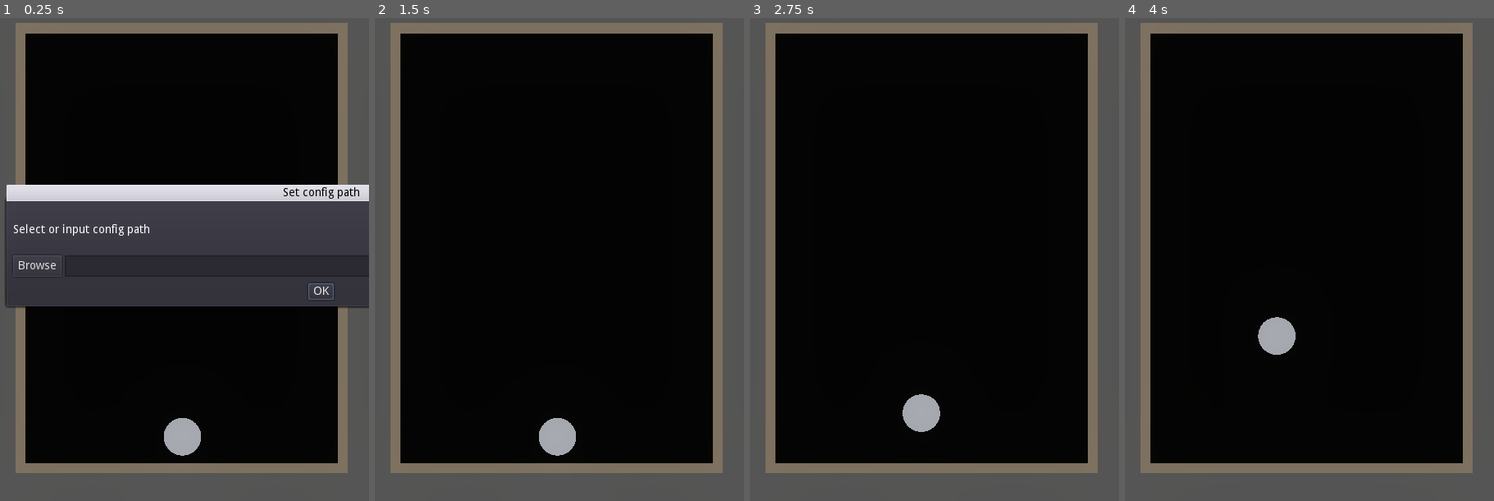
Above: before the commit, frames 1-4 (left to right).
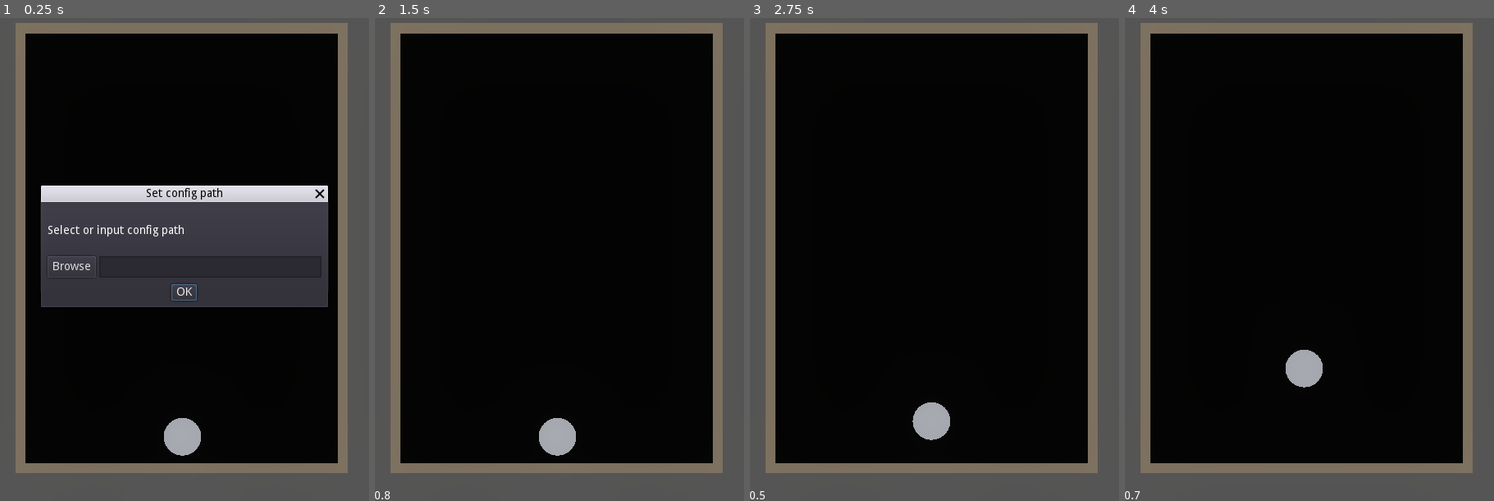
Above: after the commit, the same moments.

Repository: ZhekaHauska/pinball
Game: Godot game, scene res://scenes/Env.tscn
Two runs of this game, one before a commit and one after it. Both use one fixed random seed, a clock stepped at 60 frames per second and the inputs below.
Inputs:
- Up to frame 1 (0.25 s): no input
- Up to frame 2 (1.5 s): click "OK" at 0.5 s; tap Enter at 1.25 s; hold Right (turn_right) from 1.28 s (still down); hold Down (decrease_impulse, bound only after the commit) from 1.28 s (still down)
- Up to frame 3 (2.75 s): tap Up (increase_impulse, bound only after the commit) at 1.55, 2.1 s; tap Space (fire) at 2 s; release Right (turn_right) at 2.03 s; release Down (decrease_impulse, bound only after the commit) at 2.03 s; hold Left (turn_left) from 2.03 s (still down); tap Down (decrease_impulse, bound only after the commit) at 2.3 s
- Up to frame 4 (4 s): release Left (turn_left) at 2.78 s; hold Up (increase_impulse, bound only after the commit) 2.78-3.53 s; hold Right (turn_right) from 2.78 s (still down); tap Space (fire) at 2.85 s; tap Down (decrease_impulse, bound only after the commit) at 3.6 s

The runs differ from the first frame. In frame 1, 6.4% of the frame differs, in the area x 1-100%, y 34-61%; in frame 2, less than 0.1%; in frame 3, 0.6%; in frame 4, 1.3%.

Commit message:
fix choose config bug; small ui improvements

Diff:
--- a/project.godot
+++ b/project.godot
@@ -60,6 +60,16 @@
 "events": [ Object(InputEventKey,"resource_local_to_scene":false,"resource_name":"","device":0,"alt":false,"shift":false,"control":true,"meta":false,"command":true,"pressed":false,"scancode":83,"physical_scancode":0,"unicode":0,"echo":false,"script":null)
  ]
 }
+increase_impulse={
+"deadzone": 0.5,
+"events": [ Object(InputEventKey,"resource_local_to_scene":false,"resource_name":"","device":0,"alt":false,"shift":false,"control":false,"meta":false,"command":false,"pressed":false,"scancode":16777232,"physical_scancode":0,"unicode":0,"echo":false,"script":null)
+ ]
+}
+decrease_impulse={
+"deadzone": 0.5,
+"events": [ Object(InputEventKey,"resource_local_to_scene":false,"resource_name":"","device":0,"alt":false,"shift":false,"control":false,"meta":false,"command":false,"pressed":false,"scancode":16777234,"physical_scancode":0,"unicode":0,"echo":false,"script":null)
+ ]
+}
 
 [physics]
 
--- a/scenes/Env.tscn
+++ b/scenes/Env.tscn
@@ -1,7 +1,8 @@
-[gd_scene load_steps=15 format=2]
+[gd_scene load_steps=16 format=2]
 
 [ext_resource path="res://scenes/Agent.tscn" type="PackedScene" id=1]
 [ext_resource path="res://scenes/Ball.tscn" type="PackedScene" id=2]
+[ext_resource path="res://scripts/Impulse.gd" type="Script" id=3]
 [ext_resource path="res://scripts/Env.gd" type="Script" id=5]
 [ext_resource path="res://scripts/Settings.gd" type="Script" id=6]
 [ext_resource path="res://scripts/RGBCameraSensor3D.gd" type="Script" id=7]
@@ -114,19 +115,26 @@
 
 [node name="GUI" type="Control" parent="."]
 pause_mode = 2
-margin_right = 1027.0
-margin_bottom = 603.0
-mouse_filter = 2
-
-[node name="Settings" type="AcceptDialog" parent="GUI"]
 anchor_left = 0.5
 anchor_top = 0.5
 anchor_right = 0.5
 anchor_bottom = 0.5
-margin_left = -384.0
-margin_top = -64.0001
-margin_right = 384.0
-margin_bottom = 64.0001
+margin_left = -226.0
+margin_top = -301.0
+margin_right = 225.0
+margin_bottom = 301.0
+mouse_filter = 2
+
+[node name="Settings" type="AcceptDialog" parent="GUI"]
+visible = true
+anchor_left = 0.5
+anchor_top = 0.5
+anchor_right = 0.5
+anchor_bottom = 0.5
+margin_left = -175.0
+margin_top = -64.0
+margin_right = 175.0
+margin_bottom = 64.0
 size_flags_horizontal = 0
 size_flags_vertical = 0
 window_title = "Set config path"
@@ -137,11 +145,11 @@
 anchor_bottom = 0.703
 margin_left = 8.0
 margin_top = 8.0
-margin_right = -7.23199
-margin_bottom = 2.01605
+margin_right = -7.64999
+margin_bottom = 2.016
 
 [node name="Label" type="Label" parent="GUI/Settings/VBoxContainer"]
-margin_right = 752.0
+margin_right = 334.0
 margin_bottom = 54.0
 size_flags_horizontal = 3
 size_flags_vertical = 3
@@ -150,7 +158,7 @@
 
 [node name="PathContainer" type="HBoxContainer" parent="GUI/Settings/VBoxContainer"]
 margin_top = 58.0
-margin_right = 752.0
+margin_right = 334.0
 margin_bottom = 84.0
 size_flags_horizontal = 3
 size_flags_vertical = 0
@@ -162,7 +170,7 @@
 
 [node name="DataPath" type="LineEdit" parent="GUI/Settings/VBoxContainer/PathContainer"]
 margin_left = 63.0
-margin_right = 752.0
+margin_right = 334.0
 margin_bottom = 26.0
 size_flags_horizontal = 3
 clear_button_enabled = true
@@ -180,6 +188,14 @@
 mode = 0
 access = 2
 
+[node name="Impulse" type="Label" parent="GUI"]
+light_mask = 2
+anchor_top = 1.0
+anchor_bottom = 1.0
+margin_top = -14.0
+margin_right = 40.0
+script = ExtResource( 3 )
+
 [node name="UserCamera" type="Camera" parent="."]
 transform = Transform( 1, 0, 0, 0, -4.37114e-08, 1, 0, -1, -4.37114e-08, 0.0542165, 4.21644, -4.82567 )
 environment = ExtResource( 8 )
@@ -202,9 +218,11 @@
 size = 12.0
 near = 0.5
 
+[connection signal="magnitude_changed" from="Agent" to="GUI/Impulse" method="_on_Agent_magnitude_changed"]
 [connection signal="about_to_show" from="GUI/Settings" to="GUI/Settings" method="_on_Settings_about_to_show"]
 [connection signal="confirmed" from="GUI/Settings" to="." method="_on_Settings_confirmed"]
 [connection signal="confirmed" from="GUI/Settings" to="GUI/Settings" method="_on_Settings_confirmed"]
 [connection signal="popup_hide" from="GUI/Settings" to="GUI/Settings" method="_on_Settings_popup_hide"]
 [connection signal="pressed" from="GUI/Settings/VBoxContainer/PathContainer/Browse" to="." method="_on_Browse_pressed"]
 [connection signal="dir_selected" from="GUI/FileDialog" to="GUI/Settings" method="_on_FileDialog_dir_selected"]
+[connection signal="file_selected" from="GUI/FileDialog" to="GUI/Settings" method="_on_FileDialog_file_selected"]
--- a/scripts/Agent.gd
+++ b/scripts/Agent.gd
@@ -2,12 +2,22 @@
 
 export var magnitude = 1.0
 var direction = Vector3.FORWARD
+signal magnitude_changed
 
-func _physics_process(delta):
+func _input(event):
 	if Input.is_action_pressed("turn_right"):
 		rotation.y += 0.01
 	if Input.is_action_pressed("turn_left"):
 		rotation.y -= 0.01
+	if Input.is_action_pressed("increase_impulse"):
+		magnitude += 0.1
+		emit_signal("magnitude_changed", magnitude)
+	if Input.is_action_pressed("decrease_impulse"):
+		magnitude -= 0.1
+		if magnitude < 0:
+			magnitude = 0
+		emit_signal("magnitude_changed", magnitude)
+
 	if Input.is_action_just_pressed("fire"):
 		direction = Vector3.FORWARD.rotated(Vector3.UP, rotation.y)
 		get_node("../Ball").apply_central_impulse(direction * magnitude)
--- /dev/null
+++ b/scripts/Impulse.gd
@@ -0,0 +1,4 @@
+extends Label
+
+func _on_Agent_magnitude_changed(magnitude):
+	text = str(magnitude)
--- a/scripts/Settings.gd
+++ b/scripts/Settings.gd
@@ -30,3 +30,7 @@
 
 func _on_Settings_popup_hide():
 	get_tree().set_pause(false)
+
+
+func _on_FileDialog_file_selected(path):
+	$VBoxContainer/PathContainer/DataPath.text = path
